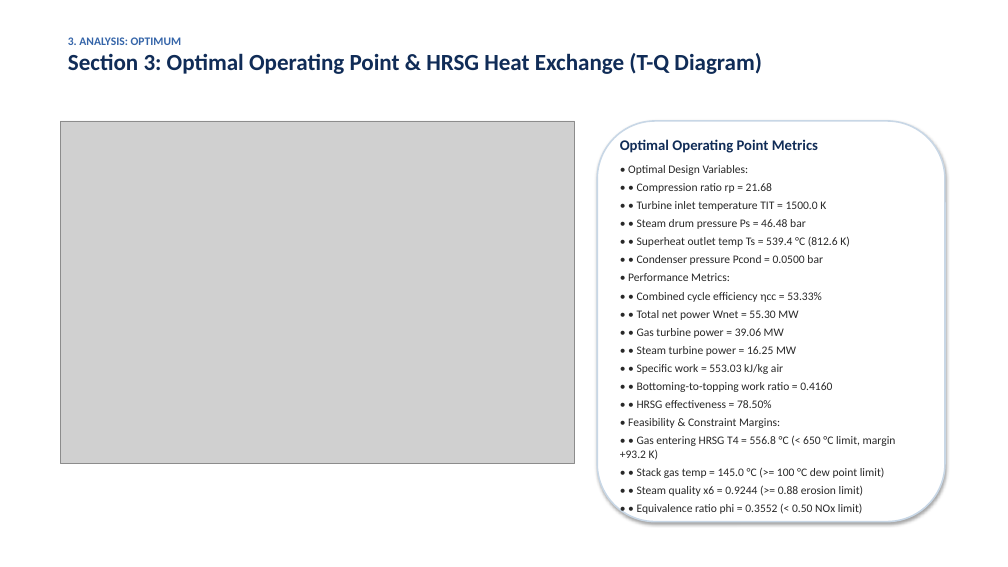
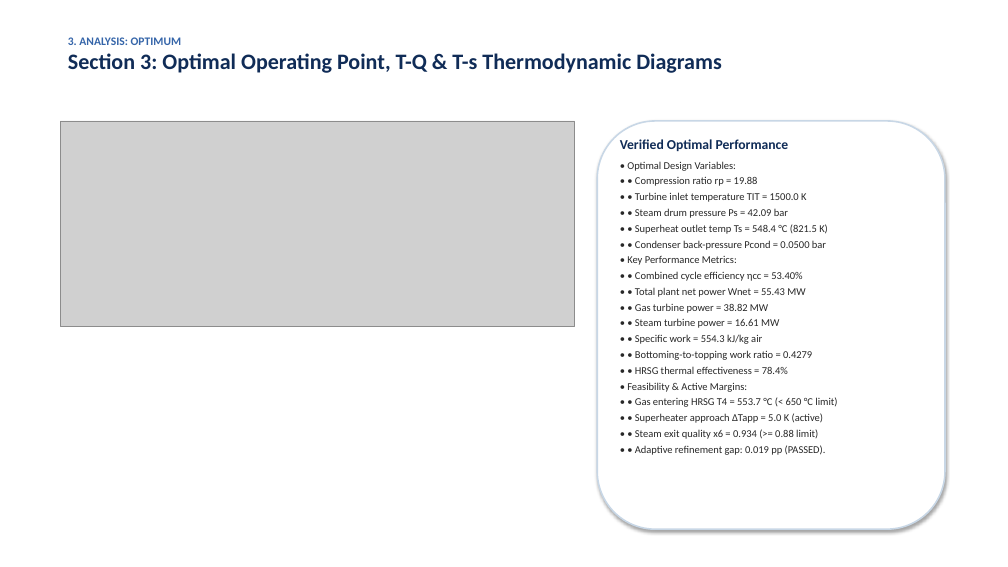
Before and after one commit to vishnu-v45/power-and-registration_final, a slide deck: slide 7 of Project_1_Combined_Cycle/Project1_Presentation.pptx (slide 6 before the commit). Drawn at 1008x567 pixels with LibreOffice and Linux fonts; fonts in the diff are those of the drawing; grey boxes stand for pictures. Boxes give left, top, right and bottom in pixels: in the first picture for what was removed or moved away, otherwise in the second. Text is boxed around its words. In the diff, an @@ line names an element or a change of style, - is before the commit and + after.

Commit message:
Phase 3: Regenerate presentation decks with labeled schematics/flowcharts and generate publication-quality multi-page PDF reports for both projects

```diff
--- a/Project_1_Combined_Cycle/Project1_Presentation.pptx
+++ b/Project_1_Combined_Cycle/Project1_Presentation.pptx
@@ text at box(68, 53, 722, 73): text changed; size 22 to 21 pt @@
-Section 3: Optimal Operating Point & HRSG Heat Exchange (T-Q Diagram)
+Section 3: Optimal Operating Point, T-Q & T-s Thermodynamic Diagrams
@@ picture: place and size @@
-picture at box(60, 121, 575, 464)
+picture at box(60, 121, 575, 327)
@@ rounded rectangle: place and size @@
-rounded rectangle at box(597, 121, 945, 522)
+rounded rectangle at box(597, 121, 945, 529)
@@ text at box(620, 139, 789, 151): text changed; size 14 to 13 pt @@
-Optimal Operating Point Metrics
+Verified Optimal Performance
@@ text at box(627, 161, 806, 202): size 11 to 10 pt in "• Optimal Design Variables:", "• • Turbine inlet temperature TIT = ..."; less space between paragraphs @@
@@ text at box(635, 177, 758, 186): text changed; size 11 to 10 pt @@
-• • Compression ratio rp = 21.68
+• • Compression ratio rp = 19.88
@@ text at box(627, 208, 837, 455): text changed; size 11 to 10 pt @@
-• • Steam drum pressure Ps = 46.48 bar
-• • Superheat outlet temp Ts = 539.4 °C (812.6 K)
-• • Condenser pressure Pcond = 0.0500 bar
-• Performance Metrics:
-• • Combined cycle efficiency ηcc = 53.33%
-• • Total net power Wnet = 55.30 MW
-• • Gas turbine power = 39.06 MW
-• • Steam turbine power = 16.25 MW
-• • Specific work = 553.03 kJ/kg air
-• • Bottoming-to-topping work ratio = 0.4160
-• • HRSG effectiveness = 78.50%
-• Feasibility & Constraint Margins:
-• • Gas entering HRSG T4 = 556.8 °C (< 650 °C limit, margin +93.2 K)
-• • Stack gas temp = 145.0 °C (>= 100 °C dew point limit)
-• • Steam quality x6 = 0.9244 (>= 0.88 erosion limit)
-• • Equivalence ratio phi = 0.3552 (< 0.50 NOx limit)
+• • Steam drum pressure Ps = 42.09 bar
+• • Superheat outlet temp Ts = 548.4 °C (821.5 K)
+• • Condenser back-pressure Pcond = 0.0500 bar
+• Key Performance Metrics:
+• • Combined cycle efficiency ηcc = 53.40%
+• • Total plant net power Wnet = 55.43 MW
+• • Gas turbine power = 38.82 MW
+• • Steam turbine power = 16.61 MW
+• • Specific work = 554.3 kJ/kg air
+• • Bottoming-to-topping work ratio = 0.4279
+• • HRSG thermal effectiveness = 78.4%
+• Feasibility & Active Margins:
+• • Gas entering HRSG T4 = 553.7 °C (< 650 °C limit)
+• • Superheater approach ΔTapp = 5.0 K (active)
+• • Steam exit quality x6 = 0.934 (>= 0.88 limit)
+• • Adaptive refinement gap: 0.019 pp (PASSED).
```
Also in this commit, not shown: 7 other slides changed, 2 slides added, 1 slide removed, 17 other files.
